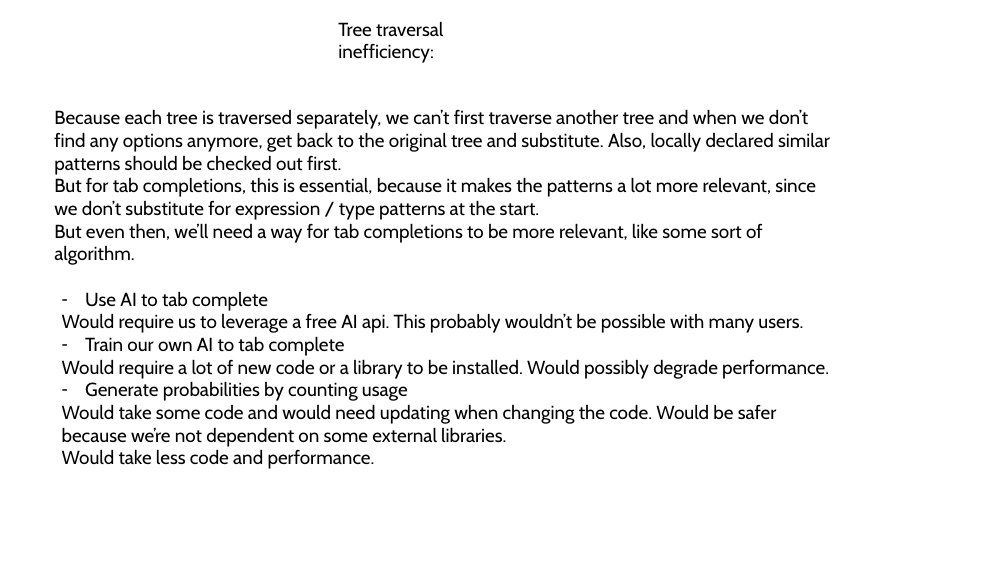
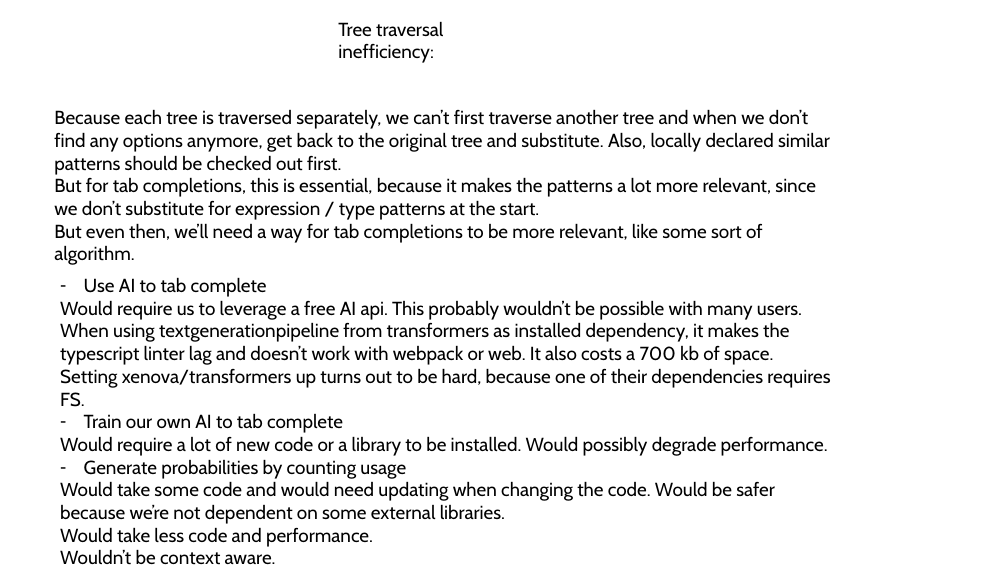
Before and after one commit to Realiste1/IntelliSkript, a slide deck: slide 8 of documentation/documentation.pptx. Drawn at 1008x567 pixels with LibreOffice and Linux fonts; fonts in the diff are those of the drawing. Boxes give left, top, right and bottom in pixels: in the first picture for what was removed or moved away, otherwise in the second. Text is boxed around its words. In the diff, an @@ line names an element or a change of style, - is before the commit and + after.

```diff
--- a/documentation/documentation.pptx
+++ b/documentation/documentation.pptx
@@ text "Use AI to tab complete" moved from (x1=62, y1=291, x2=829, y2=469) to (x1=60, y1=277, x2=830, y2=565) @@
@@ text at (x1=60, y1=322, x2=830, y2=407): paragraphs added @@
+When using textgenerationpipeline from transformers as installed dependency, it makes the typescript linter lag and doesn’t work with webpack or web. It also costs a 700 kb of space.
+Setting xenova/transformers up turns out to be hard, because one of their dependencies requires FS.
@@ text at (x1=60, y1=549, x2=276, y2=565): paragraph added @@
+Wouldn’t be context aware.
```
Also in this commit, not shown: 9 other files.
